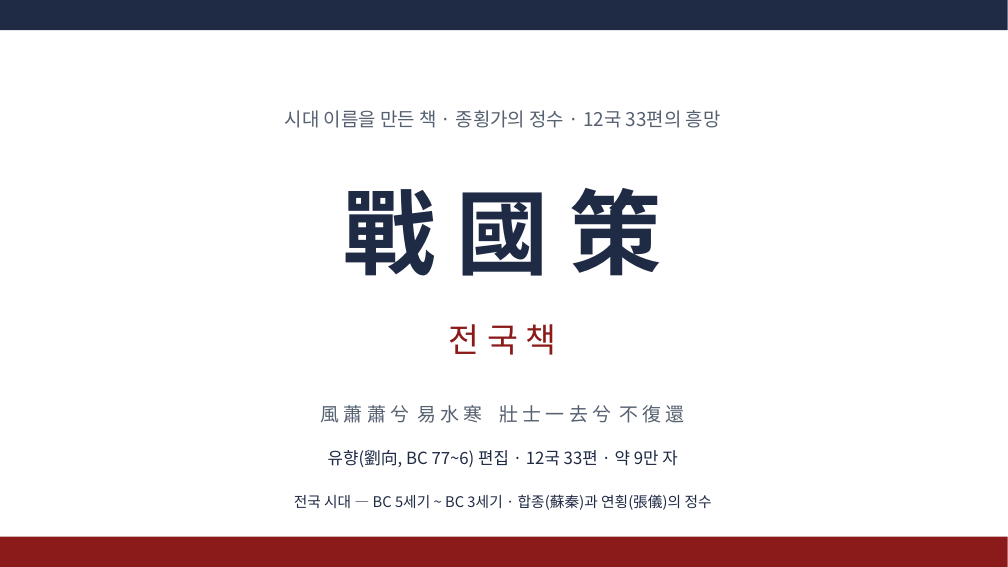
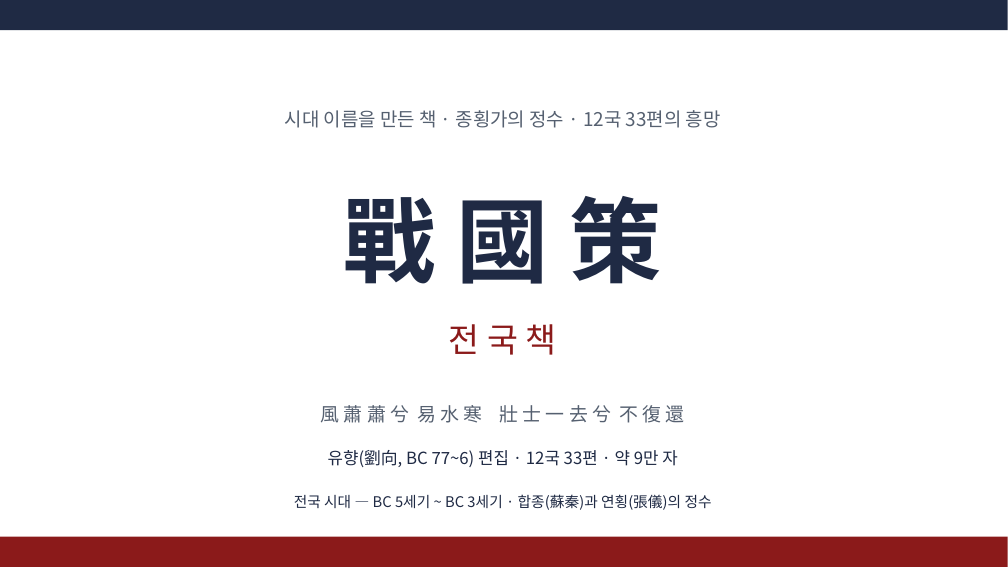
Before and after one commit to hpark1947/Oriental-Classics2, a slide deck: slide 1 of 발표자료/전국책.pptx. Drawn at 1008x567 pixels with LibreOffice and Linux fonts; fonts in the diff are those of the drawing. Boxes give left, top, right and bottom in pixels: in the first picture for what was removed or moved away, otherwise in the second. Text is boxed around its words. In the diff, an @@ line names an element or a change of style, - is before the commit and + after.

```diff
--- a/발표자료/전국책.pptx
+++ b/발표자료/전국책.pptx
@@ text "戰 國 策": place and size @@
-text "戰 國 策" at [343, 188, 662, 276]
+text "戰 國 策" at [343, 196, 662, 284]
@@ text "戰 國 策" at [343, 196, 662, 284]: vertical alignment top to middle @@
```
Also in this commit, not shown: 58 other slides changed, 1 other file.
